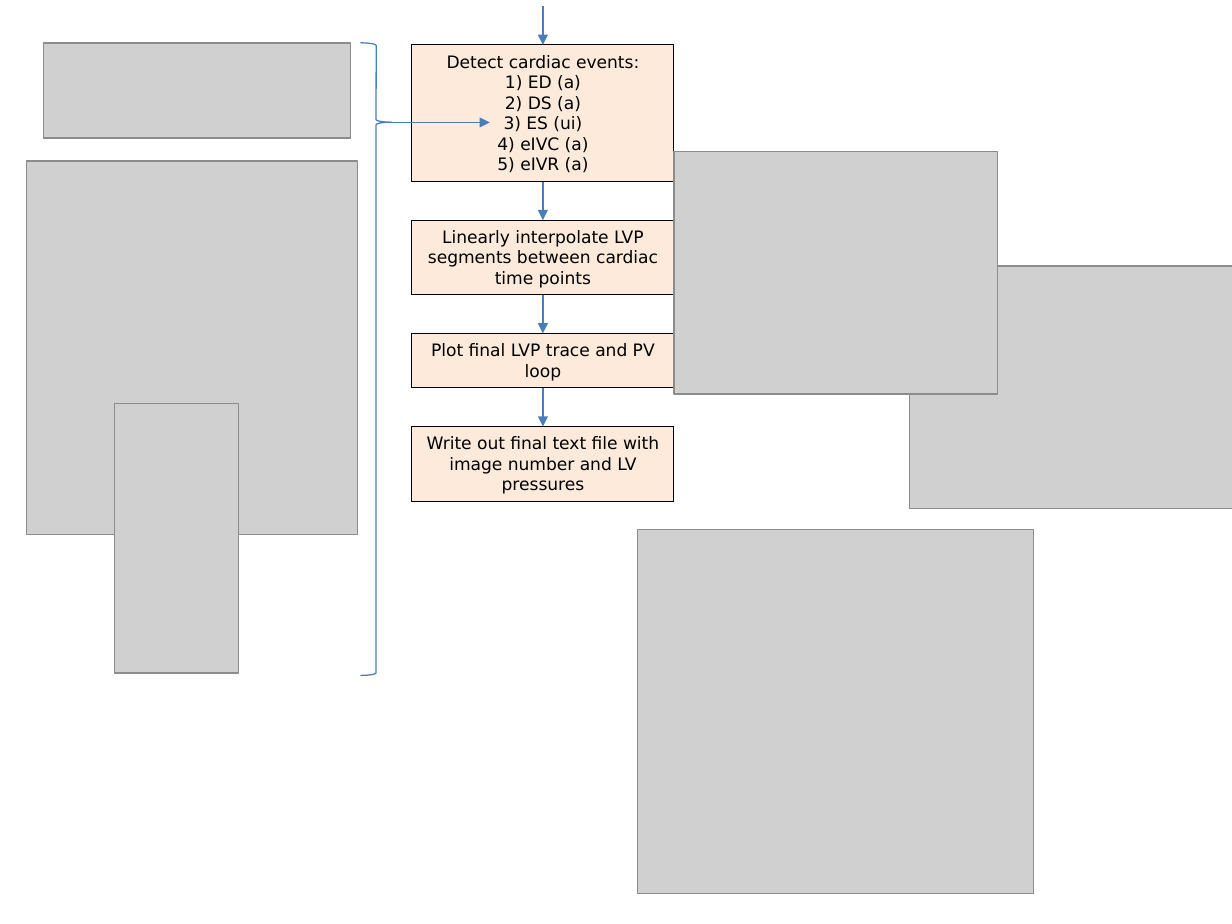
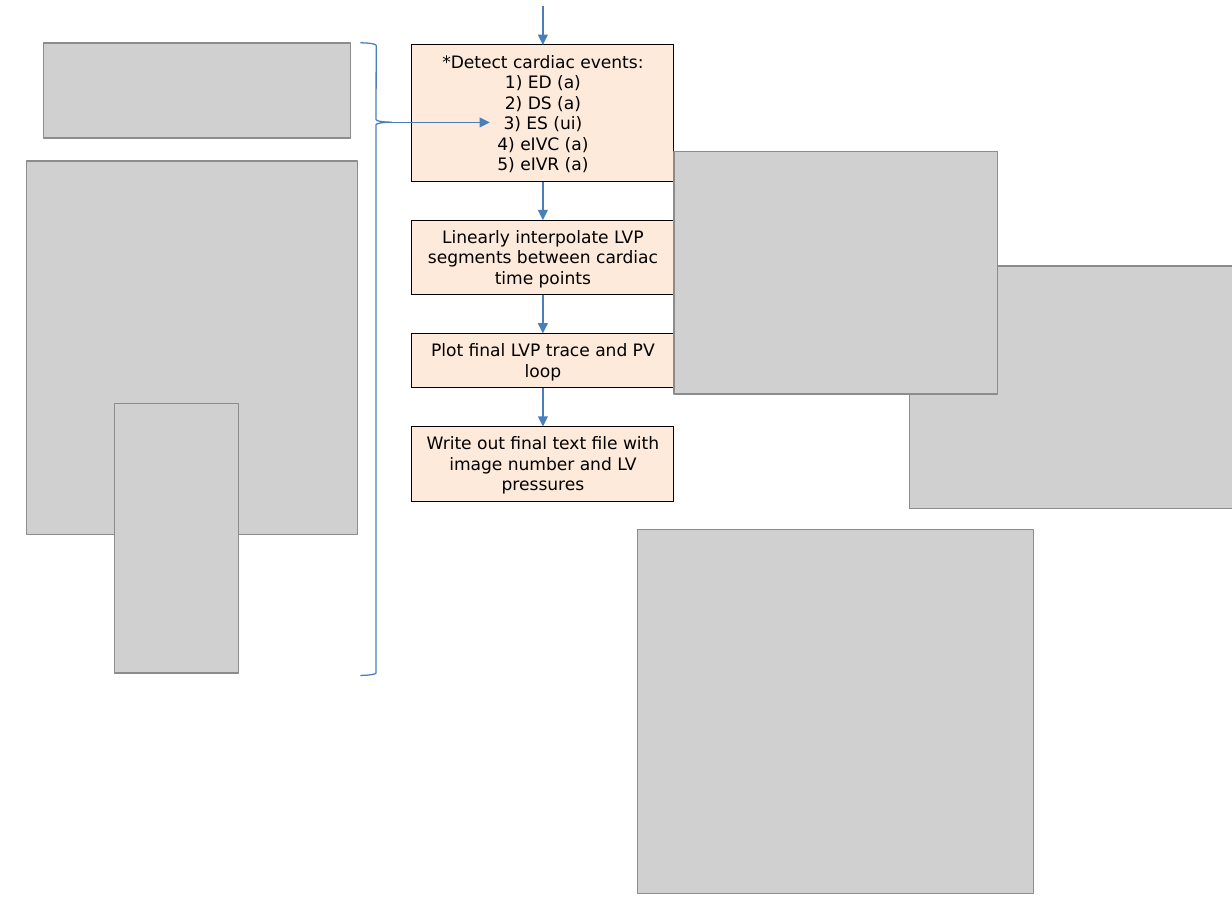
Before and after one commit to reneem5898/Haemodynamic_Fitting, a slide deck: slide 2 of Steps.pptx. Drawn at 1232x924 pixels with LibreOffice and Linux fonts; fonts in the diff are those of the drawing; grey boxes stand for pictures. Boxes give left, top, right and bottom in pixels: in the first picture for what was removed or moved away, otherwise in the second. Text is boxed around its words. In the diff, an @@ line names an element or a change of style, - is before the commit and + after.

```diff
--- a/Steps.pptx
+++ b/Steps.pptx
@@ text in rectangle at (442,55,643,69): text changed @@
-Detect cardiac events:
+*Detect cardiac events:
```
Also in this commit, not shown: 1 other slide changed, 4 other files.
